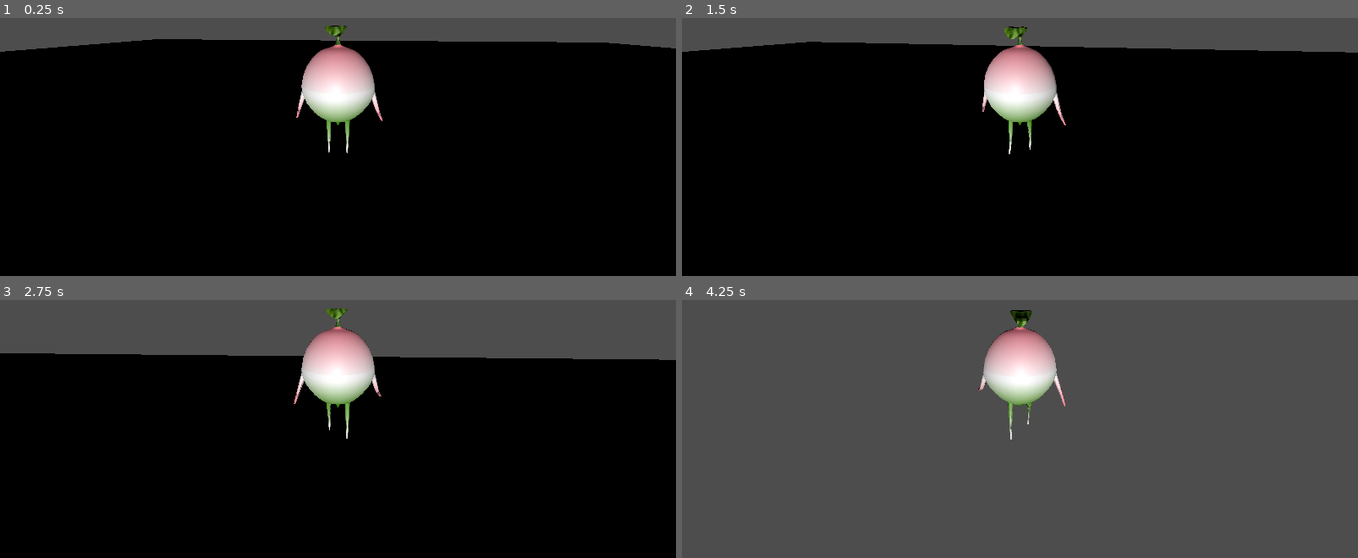
Above: before the commit, frames 1-4 (two rows, left to right).
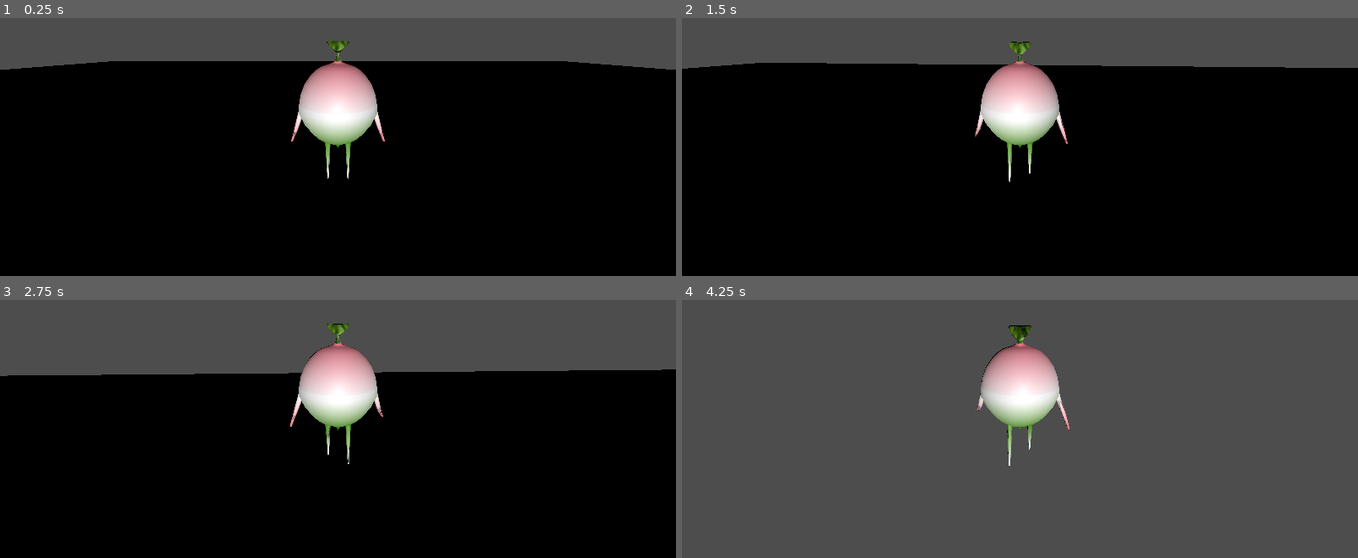
Above: after the commit, the same moments.

Repository: RushMaverick/ggj23
Game: Godot game, scene res://scenes/ground.tscn
Same seed, same stepped clock (60 frames per second), same inputs: the game is played once before the commit and once after it.
Inputs (mouse positions are in pixels of both pictures, inside the frame that each line leads up to):
- Up to frame 1 (0.25 s): no input
- Up to frame 2 (1.5 s): move the mouse to (1053, 85) at 0.52 s; hold W (forward) from 0.53 s (still down); move the mouse to (986, 87) at 1.27 s
- Up to frame 3 (2.75 s): keep holding W (forward); move the mouse to (351, 361) at 2.02 s
- Up to frame 4 (4.25 s): keep holding W (forward); move the mouse to (1013, 374) at 2.77 s; move the mouse to (1067, 372) at 3.52 s; tap Escape (ui_cancel) at 4.15 s

The runs differ from the first frame. In frame 1, 11% of the frame differs, in the area x 0-100%, y 2-63%; in frame 2, 10%; in frame 3, 9.5%; in frame 4, 3.9%.

Commit message:
More movement improvements

Diff:
--- a/scenes/Player.tscn
+++ b/scenes/Player.tscn
@@ -23,3 +23,6 @@
 bones/10/rotation = Quaternion(-0.319754, 1.21861e-14, -7.62354e-08, 0.947501)
 bones/11/rotation = Quaternion(-0.310098, -2.33558e-14, -7.39331e-08, 0.950705)
 bones/12/rotation = Quaternion(-0.261746, 3.68105e-14, -6.24051e-08, 0.965137)
+
+[node name="Camera3D" type="Camera3D" parent="." index="2"]
+transform = Transform3D(1, 0, 0, 0, 0.985639, 0.168868, 0, -0.168868, 0.985639, 0, 1.14174, 1.98253)
--- a/scenes/ground.tscn
+++ b/scenes/ground.tscn
@@ -1,8 +1,6 @@
-[gd_scene load_steps=6 format=3 uid="uid://ctpcxm22ewttp"]
+[gd_scene load_steps=4 format=3 uid="uid://ctpcxm22ewttp"]
 
 [ext_resource type="PackedScene" uid="uid://is8ejqknjbb2" path="res://scenes/Player.tscn" id="1_u5eqk"]
-[ext_resource type="Script" path="res://scripts/Player.gd" id="2_n6hsm"]
-[ext_resource type="Script" path="res://scripts/FollowCameraPoint.gd" id="3_i050g"]
 
 [sub_resource type="BoxShape3D" id="BoxShape3D_fcm8r"]
 size = Vector3(30, 1, 30)
@@ -27,11 +25,3 @@
 shadow_enabled = true
 
 [node name="Player" parent="." instance=ExtResource("1_u5eqk")]
-script = ExtResource("2_n6hsm")
-
-[node name="FollowCameraPoint" type="Node3D" parent="."]
-transform = Transform3D(0.994881, -0.0251317, 0.0978814, 0, 0.968583, 0.24869, -0.101056, -0.247417, 0.963625, 0, 0.642578, -0.00551957)
-script = ExtResource("3_i050g")
-
-[node name="Camera3D" type="Camera3D" parent="FollowCameraPoint"]
-transform = Transform3D(1, 0, 0, 0, 1, 0, 0, 0, 1, 0, -1.19209e-07, 2.18466)
--- a/scripts/Player.gd
+++ b/scripts/Player.gd
@@ -1,27 +1,55 @@
 extends CharacterBody3D
 
 @export var movement_speed = 5
+@export var sensitivity = 0.1
+@export var min_pitch_deg = -30
+@export var max_pitch_deg = 0
+
+var mouse_delta = Vector2.ZERO
 
 func _ready():
 	print("Hello")
+	Input.mouse_mode = Input.MOUSE_MODE_CAPTURED
 	$AnimationPlayer.play("Idle")
 
 func _physics_process(delta):
 	var direction = Vector3.ZERO
 	if Input.is_action_pressed("forward"):
 		direction.z -= 1
+		$Turnip.rotation.y = deg_to_rad(-180)
 	if Input.is_action_pressed("back"):
 		direction.z += 1
+		$Turnip.rotation.y = deg_to_rad(0)
 	if Input.is_action_pressed("left"):
 		direction.x -= 1
+		$Turnip.rotation.y = deg_to_rad(-90)
 	if Input.is_action_pressed("right"):
 		direction.x += 1
+		$Turnip.rotation.y = deg_to_rad(90)
 	if direction != Vector3.ZERO:
 		direction = direction.normalized()
 		$AnimationPlayer.play("Run")
-		look_at(position + direction, Vector3.UP)
+
+
 	else:
 		$AnimationPlayer.play("Idle")
 	velocity.x = direction.x * movement_speed
 	velocity.z = direction.z * movement_speed
+	velocity = velocity.rotated(Vector3.UP, rotation.y)
+
 	move_and_slide()
+
+func _process(delta):
+	if Input.is_action_pressed("ui_cancel"):
+		Input.mouse_mode = Input.MOUSE_MODE_VISIBLE
+	if Input.mouse_mode == Input.MOUSE_MODE_CAPTURED:
+		rotation.x -= mouse_delta.y * sensitivity * delta
+		rotation.y -= mouse_delta.x * sensitivity * delta
+		rotation.x = clamp(rotation.x, deg_to_rad(min_pitch_deg), deg_to_rad(max_pitch_deg))
+		mouse_delta = Vector2.ZERO
+
+func _input(event):
+	if event is InputEventMouseMotion:
+		mouse_delta = event.relative
+	if event is InputEventMouseButton:
+		Input.mouse_mode = Input.MOUSE_MODE_CAPTURED
Not shown: 1 places in scenes/Enemy.tscn that only renumber resources
Not shown: 1 places in scenes/Player.tscn that only renumber resources
